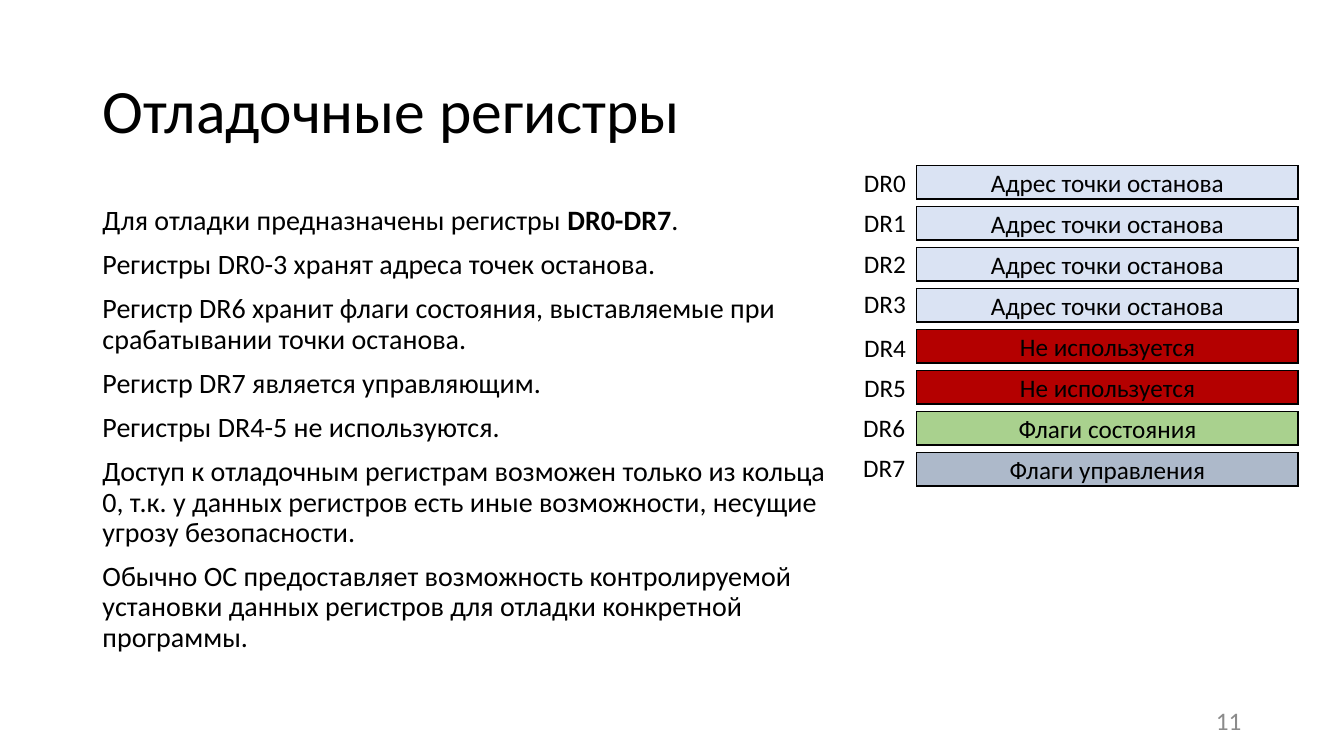
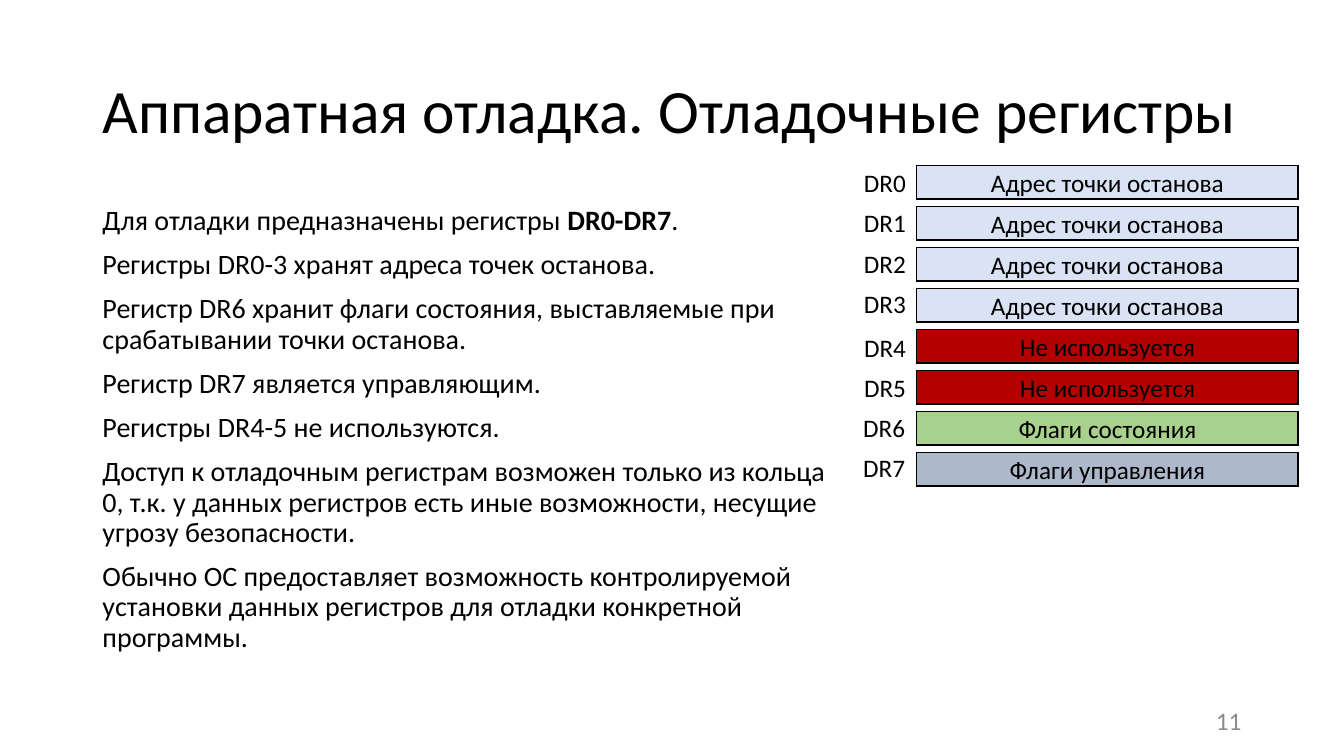
Before and after one commit to itsecd/low-level-programming, a slide deck: slide 11 of Lectures/9.Debugging_and_VM/Lecture9.pptx. Drawn at 1344x756 pixels with LibreOffice and Linux fonts; fonts in the diff are those of the drawing. Boxes give left, top, right and bottom in pixels: in the first picture for what was removed or moved away, otherwise in the second. Text is boxed around its words. In the diff, an @@ line names an element or a change of style, - is before the commit and + after.

```diff
--- a/Lectures/9.Debugging_and_VM/Lecture9.pptx
+++ b/Lectures/9.Debugging_and_VM/Lecture9.pptx
@@ title at box(102, 93, 1236, 143): text changed @@
-Отладочные регистры
+Аппаратная отладка. Отладочные регистры
```
Also in this commit, not shown: 6 other slides changed, 5 other files.
